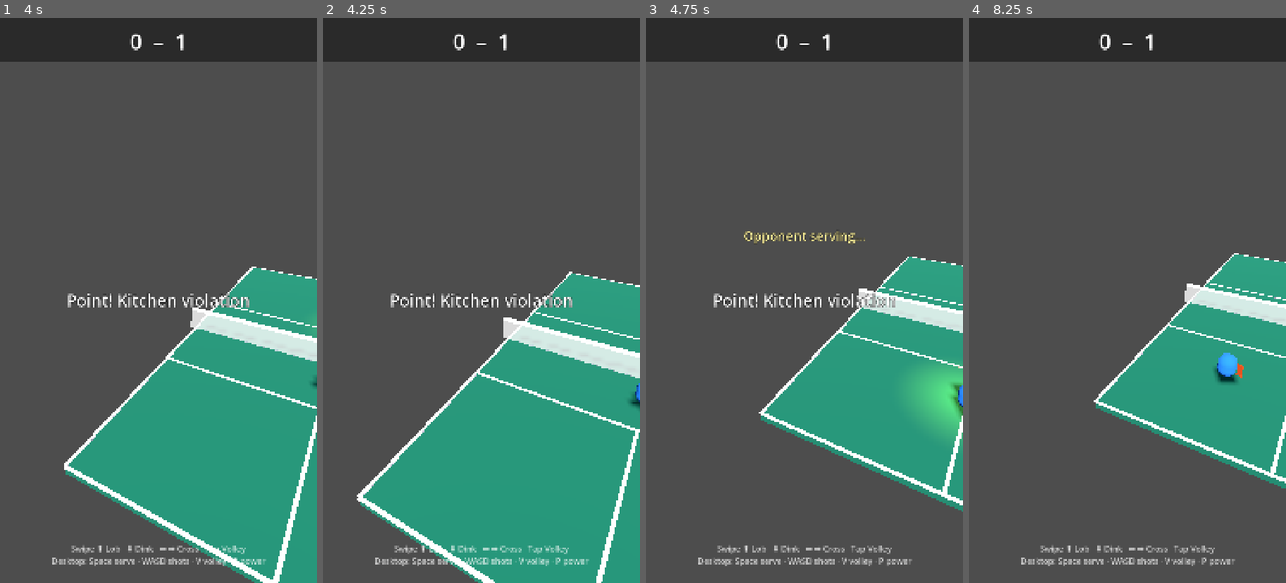
Above: before the commit, frames 1-4 (left to right).
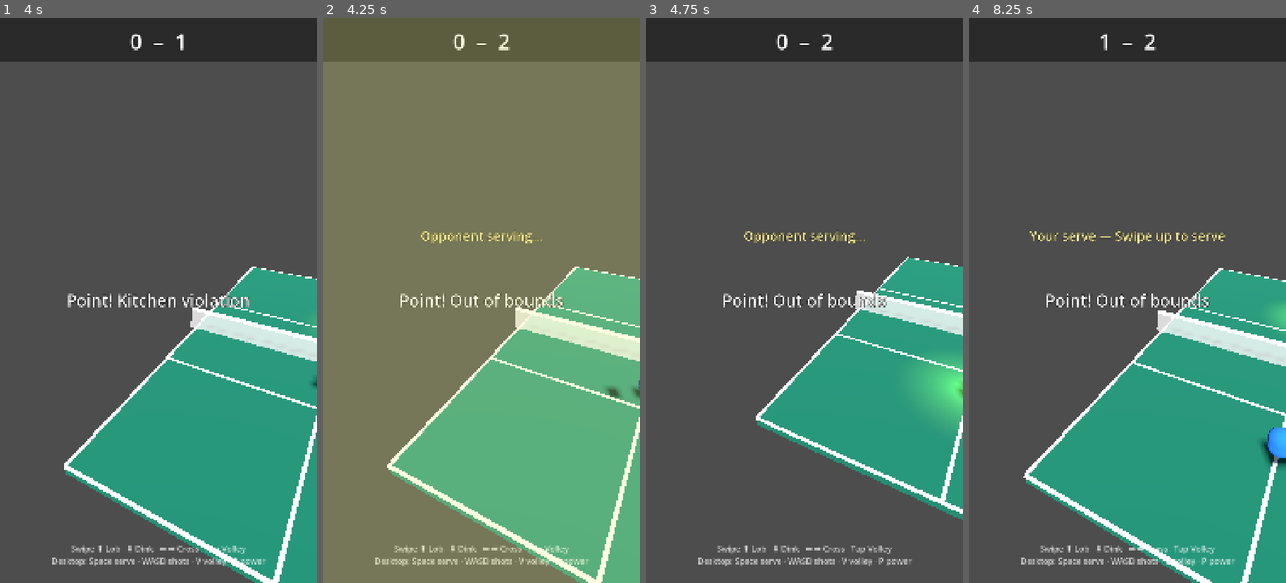
Above: after the commit, the same moments.

Repository: altafhssn/pickleball
Game: Godot game, scene res://scenes/Main.tscn
Same seed, same stepped clock (60 frames per second), same inputs: the game is played once before the commit and once after it.
Inputs (mouse positions are in pixels of both pictures, inside the frame that each line leads up to):
- Up to frame 1 (4 s): click "▶ Quick Match" at 0.5 s; tap Enter at 1.25 s; move the mouse to (228, 272) at 1.27 s; hold Right 1.28-2 s; tap V at 1.35, 2.85 s; click (228, 272) at 1.42 s; tap Space at 1.52 s; drag from (95, 328) to (142, 413) at 2.02 s; move the mouse to (190, 176) at 2.77 s; hold Right 2.78-3.5 s; drag from (142, 413) to (63, 215) at 3.52 s
- Up to frame 2 (4.25 s): no input
- Up to frame 3 (4.75 s): move the mouse to (899, 385) at 4.27 s; hold Left from 4.28 s (still down); tap V at 4.35 s; tap Space at 4.52 s
- Up to frame 4 (8.25 s): release Left at 5 s; drag from (1032, 215) to (1079, 159) at 5.02 s; move the mouse to (1143, 300) at 5.77 s; hold Down 5.78-6.5 s; tap V at 5.85, 7.35 s; click (1143, 300) at 5.92 s; drag from (1079, 159) to (1064, 328) at 6.52 s; move the mouse to (1197, 272) at 7.27 s; hold Up 7.28-8 s; tap Space at 7.52 s; drag from (1064, 328) to (1111, 413) at 8.02 s

Frame 1 is identical in both runs. In frame 2, 100% of the frame differs, in the area x 0-100%, y 0-100%; in frame 3, 3.8%; in frame 4, 21%.

Commit message:
[rally] End the rally on out-of-bounds and double bounce
The ball-landed handler was empty and there was no out-of-bounds
check anywhere, so once a shot missed the court the rally just hung
indefinitely.

- Track bounces_since_last_hit. Reset on every EventBus.ball_hit
  (any hitter) and on _reset_rally. Increment on each ball_landed.
  If it reaches 2, the side that should have returned didn't —
  award the point to the last hitter (Double bounce).
- _check_ball_out_of_bounds runs each frame: if |x| > 0.6, |z| > 1.0
  or y < -0.3, the last hitter loses (Out of bounds). Defensive
  fallback if last_hitter_id is somehow unset.
- Both end-conditions short-circuit on !rally_active so they don't
  double-fire after a net hit.
- Doubles uses team-level loser calculation (player team = ids 0/2,
  opponent team = ids 1/3).

Co-Authored-By: Claude Opus 4.7 <noreply@anthropic.com>

Diff:
--- a/scripts/Main.gd
+++ b/scripts/Main.gd
@@ -55,6 +55,13 @@
 # Camera base (Main owns this; GameFeel adds a shake offset on top each frame).
 var camera_base_pos: Vector3 = Vector3.ZERO
 
+# Rally end-condition tracking
+var bounces_since_last_hit: int = 0
+# Court is roughly x ∈ [-0.5, 0.5], z ∈ [-0.9, 0.9]; small margins beyond.
+const OUT_X_LIMIT: float = 0.6
+const OUT_Z_LIMIT: float = 1.0
+const FLOOR_Y_LIMIT: float = -0.3
+
 func _ready():
 	EventBus.swipe_detected.connect(_on_swipe_detected)
 	EventBus.tap_detected.connect(_on_tap_detected)
@@ -70,6 +77,7 @@
 
 	ball.ball_landed.connect(_on_ball_landed)
 	ball.ball_hit_net.connect(_on_ball_hit_net)
+	EventBus.ball_hit.connect(_on_any_ball_hit_for_rally_tracking)
 
 	# Initialize game feel and capture the authored camera position as our base.
 	game_feel.setup(camera, hud)
@@ -238,6 +246,7 @@
 	_update_power_meter(delta)
 	_update_screen_effects(delta)
 	_update_camera()
+	_check_ball_out_of_bounds()
 
 	# Make characters look toward the ball each frame
 	_update_characters_look_at_ball()
@@ -657,17 +666,50 @@
 
 # === BALL EVENTS ===
 
-func _on_ball_landed(position: Vector3, _side: int) -> void:
+func _on_ball_landed(_position: Vector3, _side: int) -> void:
 	if not rally_active:
 		return
-
-	var landed_on_player_side = position.z < 0
-	if landed_on_player_side:
-		if match_manager.must_ball_bounce():
-			pass
+	bounces_since_last_hit += 1
+	if bounces_since_last_hit >= 2:
+		_end_rally_double_bounce()
+
+func _on_any_ball_hit_for_rally_tracking(_shooter_id: int, _shot_type: int, _force: float) -> void:
+	bounces_since_last_hit = 0
+
+# Hitter wins — opponent couldn't return before the second bounce.
+func _end_rally_double_bounce() -> void:
+	if not rally_active:
+		return
+	rally_active = false
+	var hitter: int = ball.last_hitter_id
+	if is_doubles:
+		var loser_team: int = 0 if hitter in [1, 3] else 1
+		doubles_manager.award_point_from_rally(loser_team, "Double bounce")
 	else:
-		if match_manager.must_ball_bounce():
-			pass
+		var loser_id: int = 1 if hitter == 0 else 0
+		match_manager.award_point_from_rally(loser_id, "Double bounce")
+
+# Hitter loses — shot went out.
+func _end_rally_out_of_bounds() -> void:
+	if not rally_active:
+		return
+	rally_active = false
+	var hitter: int = ball.last_hitter_id
+	if is_doubles:
+		var loser_team: int = 0 if hitter in [0, 2] else 1
+		doubles_manager.award_point_from_rally(loser_team, "Out of bounds")
+	else:
+		# Defensive fallback if last_hitter_id is unset (-1): give the point
+		# to whichever side the ball ended up on.
+		var loser_id: int = hitter if hitter >= 0 else (0 if ball.position.z < 0 else 1)
+		match_manager.award_point_from_rally(loser_id, "Out of bounds")
+
+func _check_ball_out_of_bounds() -> void:
+	if not rally_active or not ball.is_in_play:
+		return
+	var pos: Vector3 = ball.position
+	if absf(pos.x) > OUT_X_LIMIT or absf(pos.z) > OUT_Z_LIMIT or pos.y < FLOOR_Y_LIMIT:
+		_end_rally_out_of_bounds()
 
 func _on_ball_hit_net() -> void:
 	if rally_active:
@@ -829,6 +871,7 @@
 
 func _reset_rally() -> void:
 	rally_active = false
+	bounces_since_last_hit = 0
 	match_manager.reset_rally()
 	ball.reset()
 	ball.position = Vector3(0, 0.05, 0)
